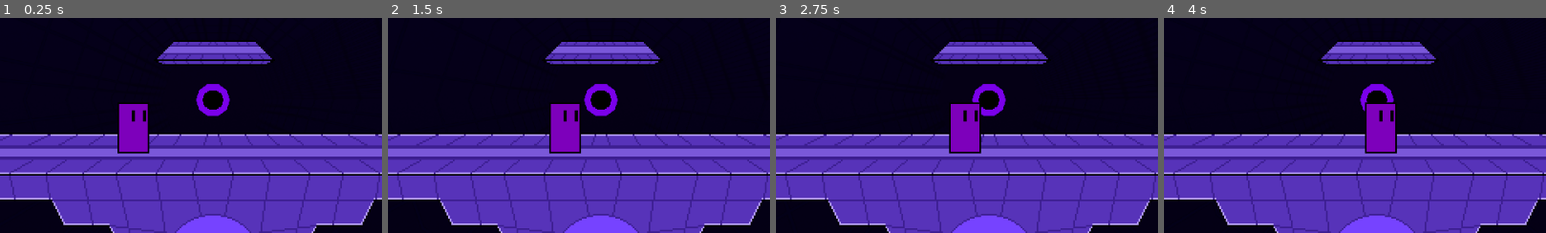
Above: before the commit, frames 1-4 (left to right).
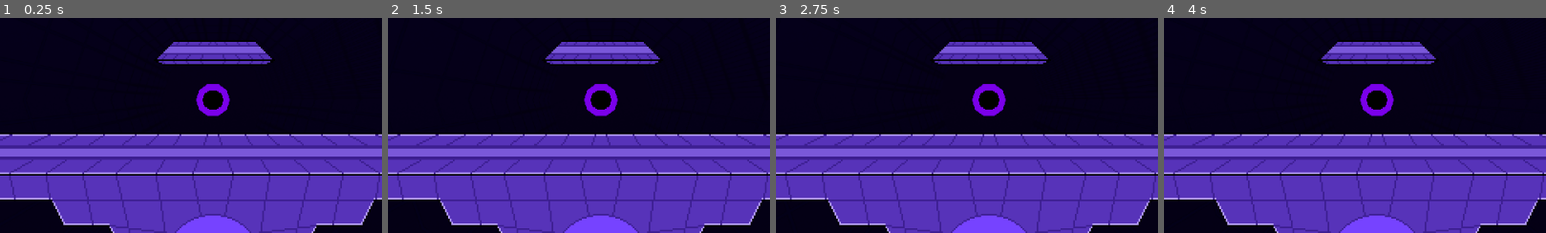
Above: after the commit, the same moments.

Repository: Logn35/SmashBox
Game: Godot game, scene res://Stages/Test Stage.tscn
Same seed, same stepped clock (60 frames per second), same inputs: the game is played once before the commit and once after it.
Inputs:
- Up to frame 1 (0.25 s): no input
- Up to frame 2 (1.5 s): tap Enter at 0.5 s; hold D (moveRight) 0.53-1.28 s; hold A (moveLeft) from 1.28 s (still down)
- Up to frame 3 (2.75 s): release A (moveLeft) at 2.03 s; hold D (moveRight) from 2.03 s (still down)
- Up to frame 4 (4 s): release D (moveRight) at 3.53 s; hold A (moveLeft) from 3.53 s (still down)
The pictures show only the part of the screen within x 22-72%, y 28-78%; the shares and areas given below are measured in that part.

The runs differ from the first frame. In frame 1, 1.8% of the frame differs, in the area x 30-40%, y 40-64%; in frame 2, 1.8%; in frame 3, 1.8%; in frame 4, 1.8%, in the area x 52-61%, y 39-64%.

Commit message:
removed character

Diff:
--- a/Stages/Test Stage.tscn
+++ b/Stages/Test Stage.tscn
@@ -1,10 +1,9 @@
-[gd_scene load_steps=13 format=2]
+[gd_scene load_steps=12 format=2]
 
 [ext_resource path="res://Assets/Stage Tiles/SolidTiles.tscn" type="PackedScene" id=1]
 [ext_resource path="res://Assets/Stage Tiles/Ledge.tscn" type="PackedScene" id=2]
 [ext_resource path="res://Assets/Stage Tiles/PlatformBlock.tscn" type="PackedScene" id=3]
 [ext_resource path="res://Assets/Stage Tiles/PlayerSpawner.tscn" type="PackedScene" id=4]
-[ext_resource path="res://Actors/TestCharacter.tscn" type="PackedScene" id=5]
 [ext_resource path="res://Game Engine Objects/Game Engine.tscn" type="PackedScene" id=6]
 [ext_resource path="res://Assets/Sprites/Stages/Test Stage Foreground.png" type="Texture" id=7]
 [ext_resource path="res://scripts/3d in 2d.gd" type="Script" id=8]
@@ -78,9 +77,6 @@
 visible = false
 position = Vector2( 384, 144 )
 
-[node name="TestCharacter" parent="." instance=ExtResource( 5 )]
-position = Vector2( 380, 277 )
-
 [node name="Game Engine" parent="." instance=ExtResource( 6 )]
 position = Vector2( 244, 139 )
 
--- a/project.godot
+++ b/project.godot
@@ -8,14 +8,9 @@
 
 config_version=4
 
-_global_script_classes=[ {
-"base": "KinematicBody2D",
-"class": "bass_class",
-"language": "GDScript",
-"path": "res://scripts/bass_class.gd"
-} ]
+_global_script_classes=[  ]
 _global_script_class_icons={
-"bass_class": ""
+
 }
 
 [application]
--- a/scripts/KinematicBody2D.gd
+++ /dev/null
@@ -1,14 +0,0 @@
-extends bass_class
-
-func _physics_process(delta: float) -> void:
-	var direction: = Vector2(
-			Input.get_action_strength("moveRight") - Input.get_action_strength("moveLeft"),
-			0.0
-	)
-	velocity = speed * direction
-
-
-func _input(event):
-	if event.is_action_pressed("jump"):
-		speed_y = -jumpForce
-	pass
--- a/scripts/bass_class.gd
+++ /dev/null
@@ -1,21 +0,0 @@
-extends KinematicBody2D
-# v that is supposed to read "base_class" but i cant be bothered to change it
-class_name bass_class
-
-# make speed and shit and make it changeable on the inspector
-export var speed: = Vector2(100.0, 1000.0)
-export var gravity: = 3000.0
-
-export var speed_y = 0
-
-const jumpForce = 800
-
-# velocity garbage ill remake this later
-var velocity: = Vector2.ZERO
-
-# run the physics processing every frame update
-func _physics_process(delta: float) -> void:
-	velocity.y += gravity * delta
-	velocity = move_and_slide(velocity)
-	speed_y += gravity * delta
-	velocity.y = speed_y * delta
